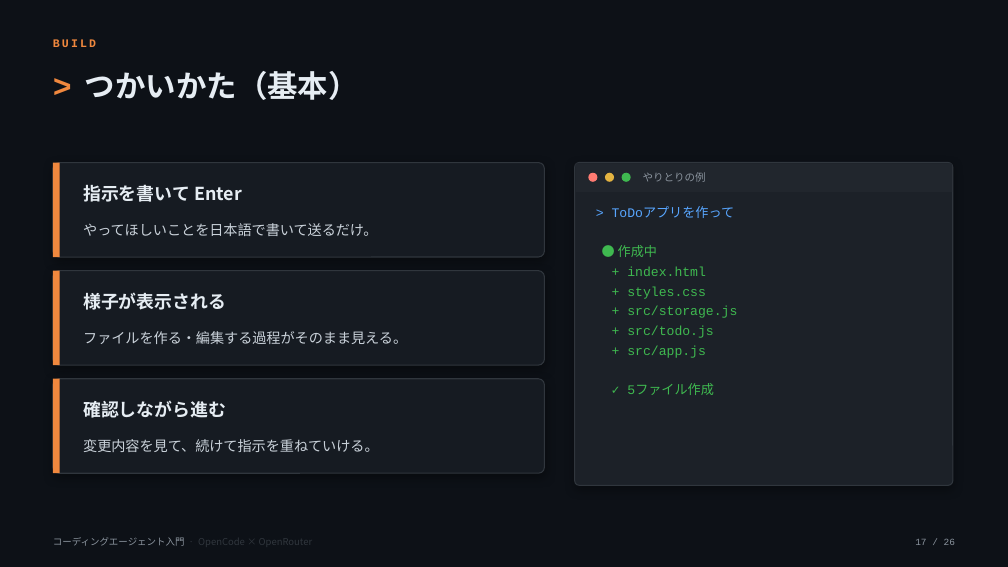
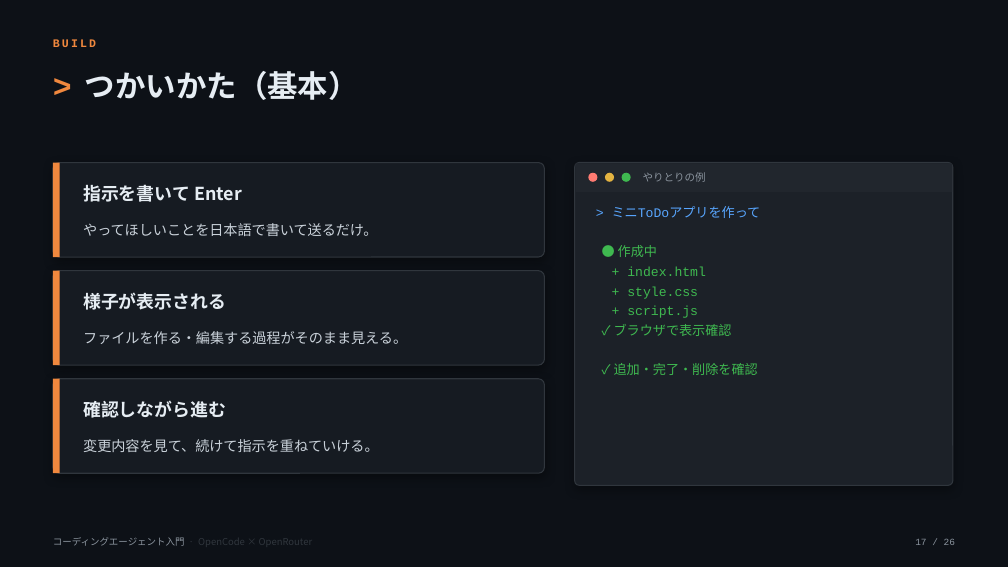
Before and after one commit to OJII3/opencode_openrouter_free_example, a slide deck: slide 17 of slides/seminar.pptx. Drawn at 1008x567 pixels with LibreOffice and Linux fonts; fonts in the diff are those of the drawing. Boxes give left, top, right and bottom in pixels: in the first picture for what was removed or moved away, otherwise in the second. Text is boxed around its words. In the diff, an @@ line names an element or a change of style, - is before the commit and + after.

```diff
--- a/slides/seminar.pptx
+++ b/slides/seminar.pptx
@@ text at box(612, 206, 761, 218): text changed @@
-> ToDoアプリを作って
+> ミニToDoアプリを作って
@@ text at box(614, 286, 758, 375): text changed @@
-+ styles.css
-+ src/storage.js
-+ src/todo.js
-+ src/app.js
-✓ 5ファイル作成
++ style.css
++ script.js
+✓ ブラウザで表示確認
+✓ 追加・完了・削除を確認
```
Also in this commit, not shown: 4 other slides changed, 1 slide added, 1 slide removed, 4 other files.
